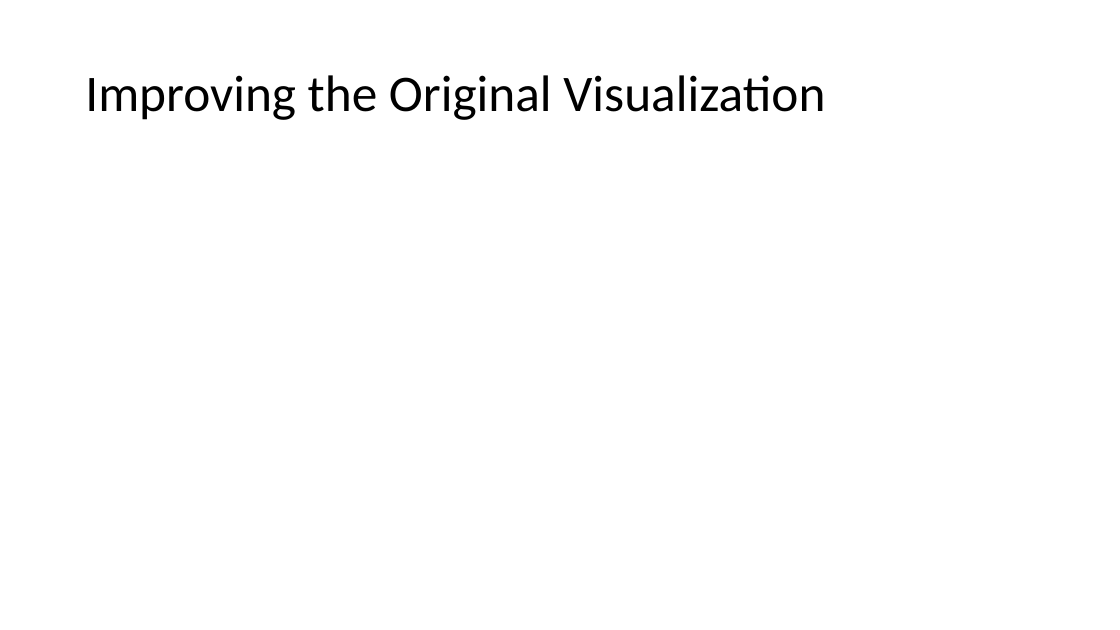
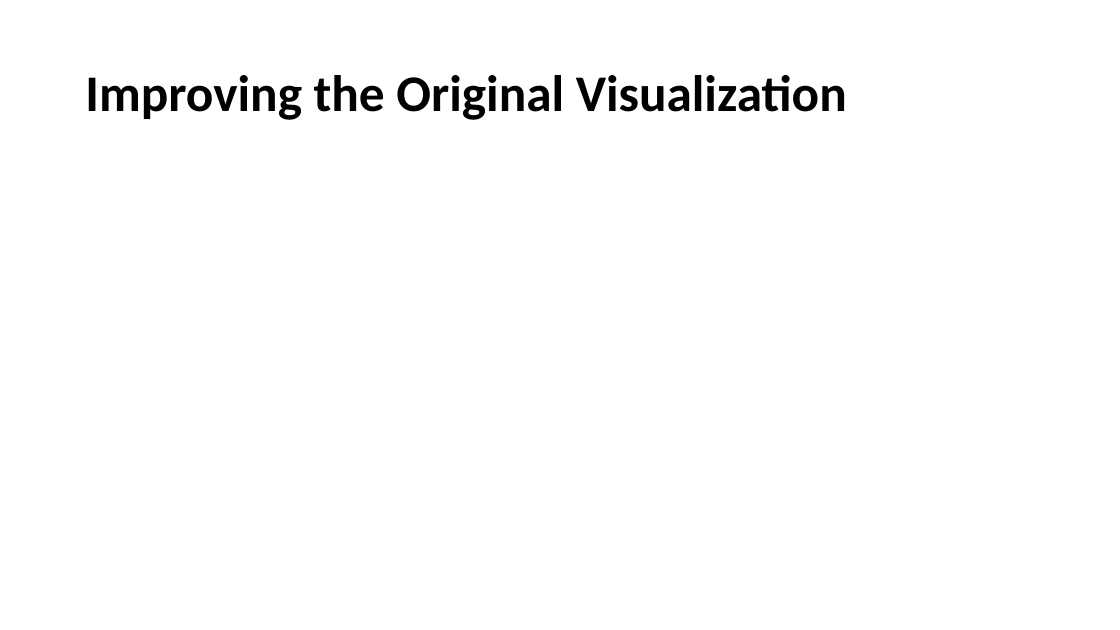
Before and after one commit to suyinlee23/MakeOverMonday_MAT_8790_LeazisLee, a slide deck: slide 6 of Trains vs Planes.pptx (slide 5 before the commit). Drawn at 1120x630 pixels with LibreOffice and Linux fonts; fonts in the diff are those of the drawing; background and template pictures are left out. Boxes give left, top, right and bottom in pixels: in the first picture for what was removed or moved away, otherwise in the second. Text is boxed around its words. In the diff, an @@ line names an element or a change of style, - is before the commit and + after.

```diff
--- a/Trains vs Planes.pptx
+++ b/Trains vs Planes.pptx
@@ title "Improving the Original Visualization" at [85, 75, 847, 120]: bold on @@
```
Also in this commit, not shown: 6 other slides changed, 5 slides added.
